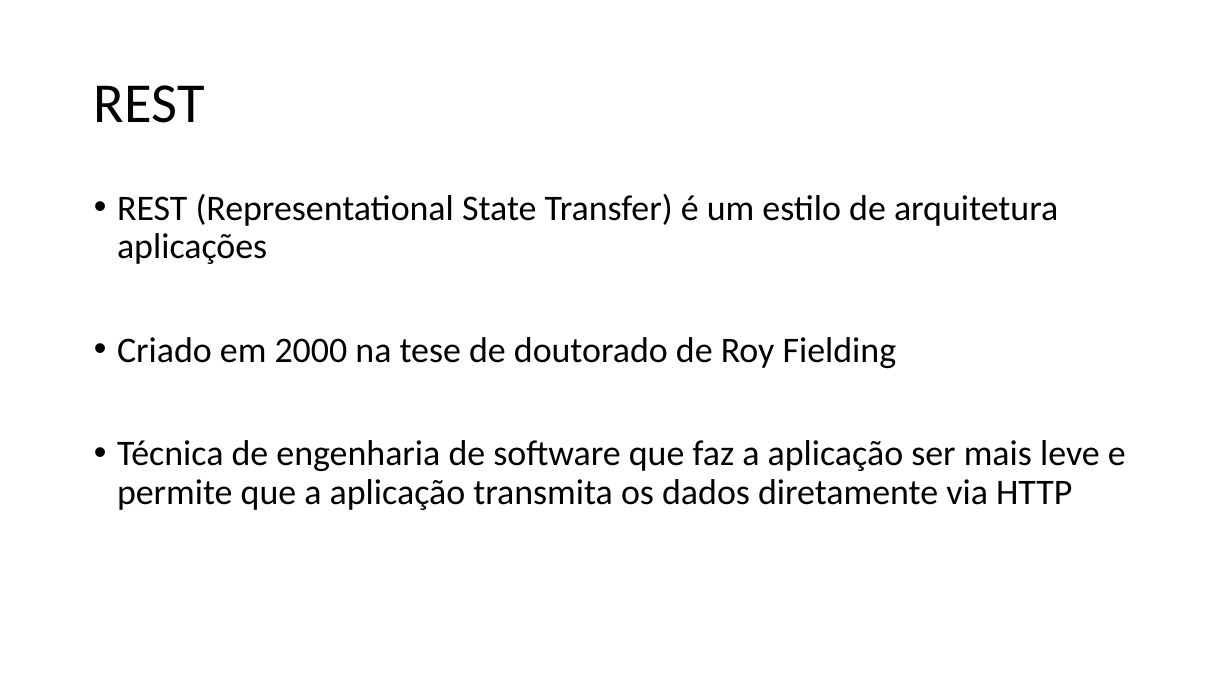
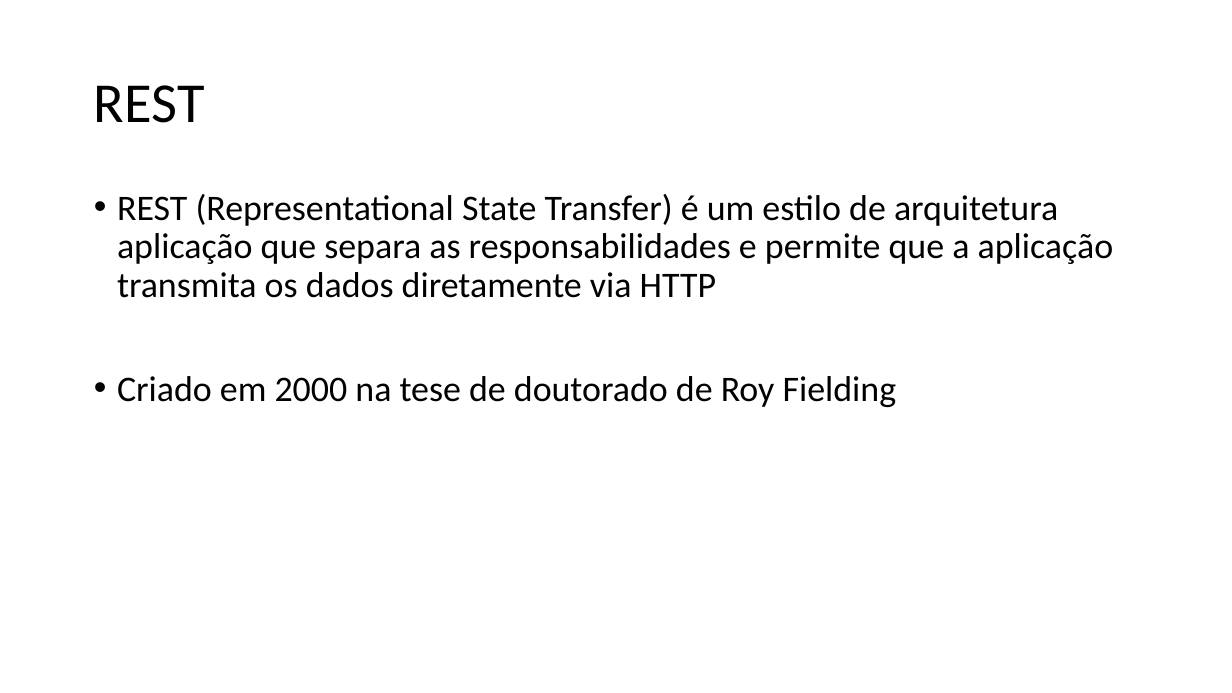
Before and after one commit to renanpupin/fct-blog, a slide deck: slide 4 of Introdução a APIs RESTful com PHP Laravel 5.pptx. Drawn at 1232x693 pixels with LibreOffice and Linux fonts; fonts in the diff are those of the drawing. Boxes give left, top, right and bottom in pixels: in the first picture for what was removed or moved away, otherwise in the second. Text is boxed around its words. In the diff, an @@ line names an element or a change of style, - is before the commit and + after.

```diff
--- a/Introdução a APIs RESTful com PHP Laravel 5.pptx
+++ b/Introdução a APIs RESTful com PHP Laravel 5.pptx
@@ text at <box>117,194,1114,298</box>: text changed @@
-• REST (Representational State Transfer) é um estilo de arquitetura aplicações
+• REST (Representational State Transfer) é um estilo de arquitetura aplicação que separa as responsabilidades e permite que a aplicação transmita os dados diretamente via HTTP
@@ text at <box>117,440,1126,510</box>: paragraph removed @@
-• Técnica de engenharia de software que faz a aplicação ser mais leve e permite que a aplicação transmita os dados diretamente via HTTP
```
Also in this commit, not shown: 6 other slides changed, 3 slides removed.
